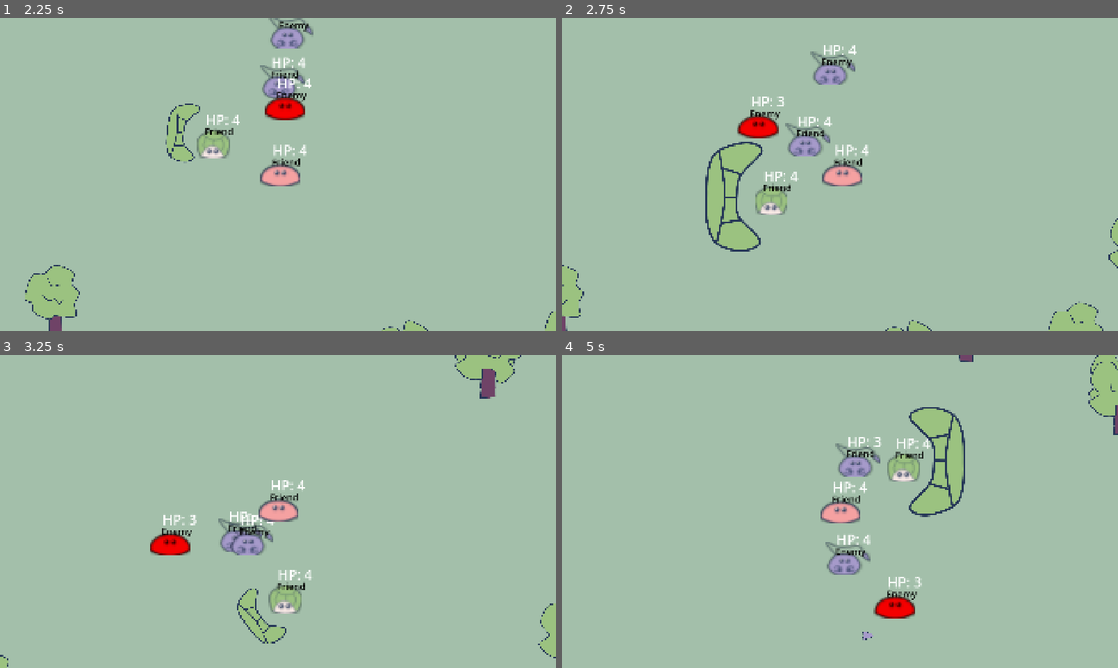
Above: before the commit, frames 1-4 (two rows, left to right).
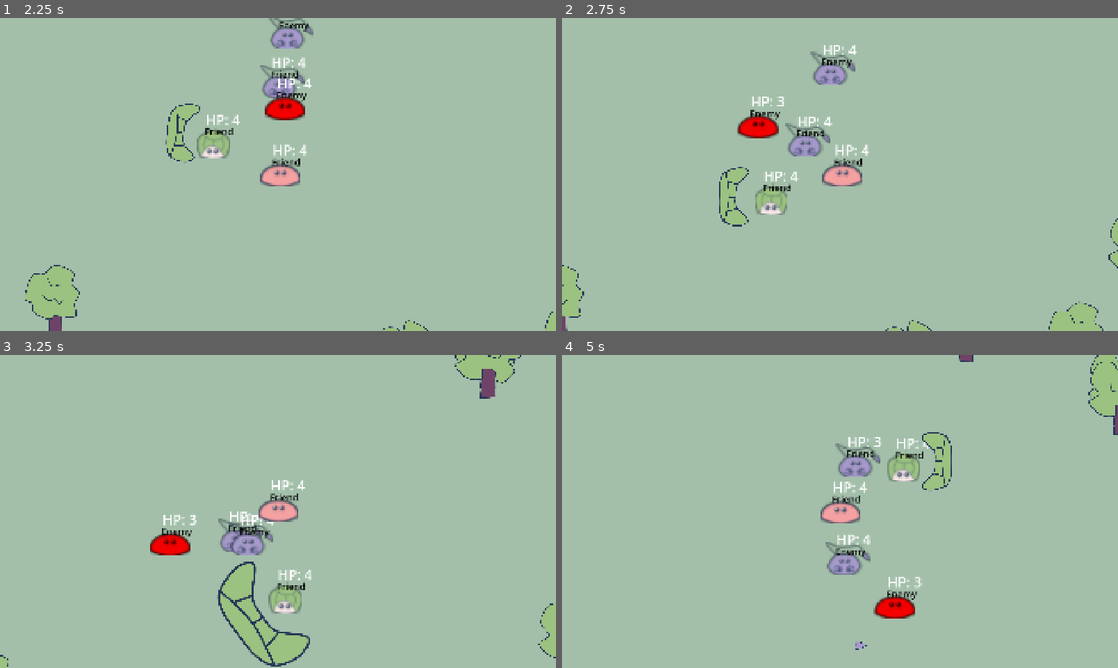
Above: after the commit, the same moments.

Repository: rinevard/SwarmSurge
Game: Godot game, scene res://scenes/main.tscn
Same seed, same stepped clock (60 frames per second), same inputs: the game is played once before the commit and once after it. Sound files missing from this copy of the repository are replaced by a short silence.
Inputs:
- Up to frame 1 (2.25 s): hold D (right) 0.53-1.28 s; hold S (down) 1.28-2.03 s; hold D (right) from 2.03 s (still down)
- Up to frame 2 (2.75 s): keep holding D (right)
- Up to frame 3 (3.25 s): release D (right) at 2.78 s; hold W (up) from 2.78 s (still down)
- Up to frame 4 (5 s): release W (up) at 3.53 s; hold A (left) 3.53-4.25 s; tap Escape (pause) at 4.15 s; click "Continue" at 4.25 s

Frame 1 is identical in both runs. In frame 2, 2.1% of the frame differs, in the area x 25-37%, y 39-75%; in frame 3, 2.1%; in frame 4, 2.2%, in the area x 52-73%, y 16-95%.

Commit message:
原来这是音游吗😮

Diff:
--- /dev/null
+++ b/globals/music_player.tscn
@@ -0,0 +1,22 @@
+[gd_scene load_steps=6 format=3 uid="uid://dtj83q2v85r02"]
+
+[ext_resource type="AudioStream" uid="uid://b46bu081k8ywb" path="res://assets/musics/main_master.ogg" id="1_3le6b"]
+[ext_resource type="Script" uid="uid://cigj2dw612lhb" path="res://scripts/globals/music_player.gd" id="1_aey4g"]
+[ext_resource type="AudioStream" uid="uid://dia7xa1cgk70v" path="res://assets/musics/hedgehog.ogg" id="2_j2e5w"]
+[ext_resource type="AudioStream" uid="uid://dxokm8ulsg6hx" path="res://assets/musics/scorpion.ogg" id="3_koeub"]
+[ext_resource type="AudioStream" uid="uid://dh177571slnjq" path="res://assets/musics/turtle.ogg" id="4_t5pe2"]
+
+[node name="MusicPlayer" type="Node"]
+script = ExtResource("1_aey4g")
+
+[node name="MasterPlayer" type="AudioStreamPlayer" parent="."]
+stream = ExtResource("1_3le6b")
+
+[node name="HedgehogPlayer" type="AudioStreamPlayer" parent="."]
+stream = ExtResource("2_j2e5w")
+
+[node name="ScorpionPlayer" type="AudioStreamPlayer" parent="."]
+stream = ExtResource("3_koeub")
+
+[node name="TurtlePlayer" type="AudioStreamPlayer" parent="."]
+stream = ExtResource("4_t5pe2")
--- a/project.godot
+++ b/project.godot
@@ -19,6 +19,7 @@
 
 Global="*res://globals/global.tscn"
 SfxPlayer="*res://globals/sfx_player.tscn"
+MusicPlayer="*res://globals/music_player.tscn"
 
 [display]
 
--- a/scripts/creatures/enemy_master.gd
+++ b/scripts/creatures/enemy_master.gd
@@ -8,7 +8,7 @@
 
 const ACTIVATION_INTERVAL: float = 3.0
 const ACTIVATION_STEP: float = 150.0
-const ACTIVATION_BATCH_INTERVAL: float = 0.3
+const ACTIVATION_BATCH_INTERVAL: float = 0.4
 # 保持和玩家的距离在这个距离内
 const DESIRE_DISTANCE_TO_PLAYER_MIN: float = 200.0
 const DESIRE_DISTANCE_TO_PLAYER_MAX: float = 400.0
@@ -58,7 +58,7 @@
 
 func _activate_swarm() -> void:
 	_activate_self()
-	await get_tree().create_timer(0.5).timeout
+	await get_tree().create_timer(ACTIVATION_BATCH_INTERVAL).timeout
 	# 记录当前激活时刻的副兽数组
 	var parts_snapshot: Array[BaseCreature] = swarm_parts.keys()
 	if parts_snapshot.is_empty():
--- a/scripts/creatures/swarm_master.gd
+++ b/scripts/creatures/swarm_master.gd
@@ -8,27 +8,34 @@
 var time_to_last_activation: float = 0.0
 
 const ACTIVATION_INTERVAL: float = 2.0
-const ACTIVATION_STEP: float = 150.0
-const ACTIVATION_BATCH_INTERVAL: float = 0.4
+const ACTIVATION_STEP: float = 100.0
+const ACTIVATION_BATCH_INTERVAL: float = 0.5
 
 func _ready() -> void:
+	MusicPlayer.init_music()
+	MusicPlayer.play_master()
 	update_group(Global.GROUP.FRIEND, self)
 	call_deferred("_init_global")
 
 func _init_global() -> void:
 	Global.player_master = self
 
+var time_record: float = 0.0
 func _physics_process(delta: float) -> void:
+	time_record += delta
 	if Global.game_paused:
 		return
 	tmp_update_label()
 	_update_swarm_parts_and_enemies()
+	_update_music()
 
 	#region 激活
 	time_to_last_activation += delta
-	if time_to_last_activation >= ACTIVATION_INTERVAL:
+	# 用 0.01 修正就能卡点
+	if ACTIVATION_INTERVAL - time_to_last_activation < 0.01:
 		_activate_swarm()
 		time_to_last_activation = 0.0
+		print("time_record: ", time_record)
 	#endregion
 
 	#region 移动
@@ -47,10 +54,38 @@
 	position += velocity * delta
 	#endregion
 
+func _update_music() -> void:
+	var has_hedgehog: bool = false
+	var has_scorpion: bool = false
+	var has_turtle: bool = false
+	for part in swarm_parts.keys():
+		if part and is_instance_valid(part) and part is SwarmPart:
+			if part is Hedgehog:
+				has_hedgehog = true
+			elif part is Scorpion:
+				has_scorpion = true
+			elif part is Turtle:
+				has_turtle = true
+			if has_hedgehog and has_scorpion and has_turtle:
+				break
+
+	if has_hedgehog:
+		MusicPlayer.play_hedgehog()
+	else:
+		MusicPlayer.mute_hedgehog()
+	if has_scorpion:
+		MusicPlayer.play_scorpion()
+	else:
+		MusicPlayer.mute_scorpion()
+	if has_turtle:
+		MusicPlayer.play_turtle()
+	else:
+		MusicPlayer.mute_turtle()
+
 func _activate_swarm() -> void:
 	SfxPlayer.play_sfx(SfxPlayer.SFXs.ACTIVATE_SIGNAL, global_position)
 	_activate_self()
-	await get_tree().create_timer(0.5).timeout
+	await get_tree().create_timer(ACTIVATION_BATCH_INTERVAL).timeout
 	# 记录当前激活时刻的副兽数组
 	var parts_snapshot: Array[BaseCreature] = swarm_parts.keys()
 	if parts_snapshot.is_empty():
--- /dev/null
+++ b/scripts/globals/music_player.gd
@@ -0,0 +1,54 @@
+extends Node
+
+@onready var master_player: AudioStreamPlayer = $MasterPlayer
+@onready var hedgehog_player: AudioStreamPlayer = $HedgehogPlayer
+@onready var scorpion_player: AudioStreamPlayer = $ScorpionPlayer
+@onready var turtle_player: AudioStreamPlayer = $TurtlePlayer
+
+func init_music() -> void:
+	mute_master()
+	mute_hedgehog()
+	mute_scorpion()
+	mute_turtle()
+	master_player.play()
+	hedgehog_player.play()
+	scorpion_player.play()
+	turtle_player.play()
+
+var last_time: float = 0.0
+func continue_all() -> void:
+	master_player.play(last_time)
+	hedgehog_player.play(last_time)
+	scorpion_player.play(last_time)
+	turtle_player.play(last_time)
+
+func stop_all() -> void:
+	last_time = master_player.get_playback_position()
+	master_player.stop()
+	hedgehog_player.stop()
+	scorpion_player.stop()
+	turtle_player.stop()
+
+func play_master() -> void:
+	master_player.volume_db = 0.0
+
+func play_hedgehog() -> void:
+	hedgehog_player.volume_db = 0.0
+
+func play_scorpion() -> void:
+	scorpion_player.volume_db = 0.0
+
+func play_turtle() -> void:
+	turtle_player.volume_db = 0.0
+
+func mute_master() -> void:
+	master_player.volume_db = -80.0
+
+func mute_hedgehog() -> void:
+	hedgehog_player.volume_db = -80.0
+
+func mute_scorpion() -> void:
+	scorpion_player.volume_db = -80.0
+
+func mute_turtle() -> void:
+	turtle_player.volume_db = -80.0
--- a/scripts/main.gd
+++ b/scripts/main.gd
@@ -18,14 +18,17 @@
 	pause_menu.visible = Global.game_paused
 	if Global.game_paused:
 		pause_menu.show()
+		MusicPlayer.stop_all()
 	else:
 		pause_menu.hide()
+		MusicPlayer.continue_all()
 
 func _on_pause_menu_pause_clicked() -> void:
 	_toggle_pause()
 
 func _on_pause_menu_reset_game() -> void:
 	Global.game_paused = true
+	MusicPlayer.stop_all()
 	pause_menu.hide()
 	await _transition_fade_in()
 
@@ -34,9 +37,9 @@
 	game = GAME.instantiate()
 	Global.reset_game_data(game)
 	call_deferred("add_child", game)
+	Global.game_paused = false
 	await _transition_fade_out()
 
-	Global.game_paused = false
 
 #region 切换场景
 var transition_duration: float = 1.0
Not shown, added: assets/musics/hedgehog.ogg.import
Not shown, added: assets/musics/main_master.ogg.import
Not shown, added: assets/musics/scorpion.ogg.import
Not shown, added: assets/musics/turtle.ogg.import
Not shown, added: scripts/globals/music_player.gd.uid
Not shown, added: assets/musics/hedgehog.ogg
Not shown, added: assets/musics/main_master.ogg
Not shown, added: assets/musics/scorpion.ogg
Not shown, added: assets/musics/turtle.ogg
